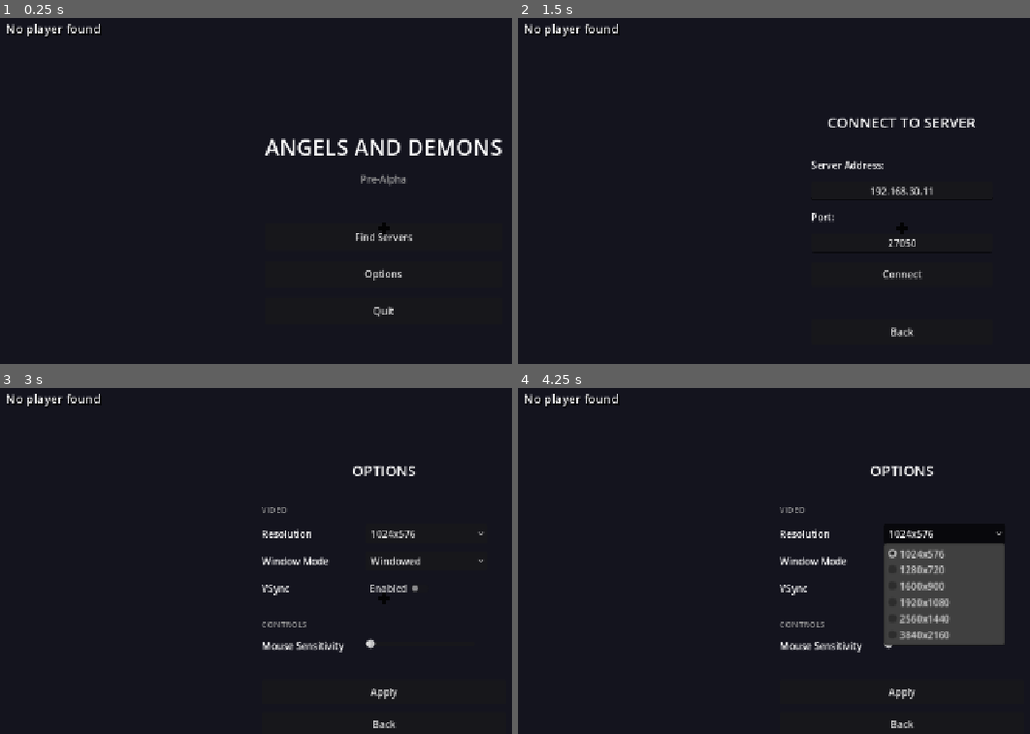
Above: before the commit, frames 1-4 (two rows, left to right).
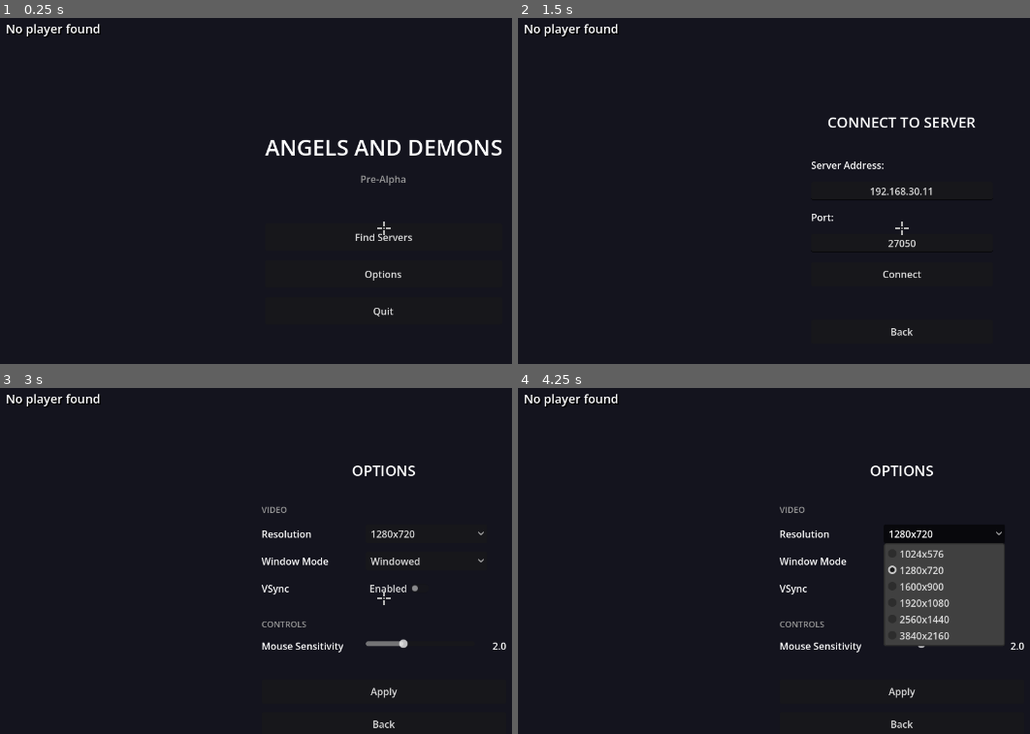
Above: after the commit, the same moments.

Repository: gotospaceplace/angels_and_demons
Game: Godot game, scene res://shared/scenes/entry_point.tscn
Same seed, same stepped clock (60 frames per second), same inputs: the game is played once before the commit and once after it.
Inputs (mouse positions are in pixels of both pictures, inside the frame that each line leads up to):
- Up to frame 1 (0.25 s): no input
- Up to frame 2 (1.5 s): tap Enter at 0.5 s; move the mouse to (outside the picture) at 0.52 s; hold D (move_right) 0.53-1.25 s; hold Ctrl (duck) 0.53-1.25 s; click (outside the picture) at 0.67 s; tap Space (jump) at 0.77 s; click "Find Servers" at 1.25 s
- Up to frame 3 (3 s): click "Back" at 2 s; click "Options" at 2.75 s
- Up to frame 4 (4.25 s): click (942, 533) at 3.5 s, where only the run before the commit has a clickable "1024x576"

The runs differ from the first frame. In frame 1, 1.5% of the frame differs, in the area x 1-99%, y 1-87%; in frame 2, 1.4%; in frame 3, 2.0%; in frame 4, 2.5%, in the area x 1-99%, y 1-99%.
Error before the commit: Parse Error: Cannot infer the type of "res" variable because the value doesn't have a set type. (res://shared/scripts/game_settings.gd:53)

Commit message:
Fix GDScript type inference errors in game_settings and kill_feed
Godot 4.7 cannot infer types from const array indexing or Variant
dictionary operations. Use explicit type annotations instead of :=.

Co-Authored-By: Claude Opus 4.6 <noreply@anthropic.com>

Diff:
--- a/client/scripts/kill_feed.gd
+++ b/client/scripts/kill_feed.gd
@@ -32,7 +32,7 @@
 			entries[i]["label"].queue_free()
 			entries.remove_at(i)
 		elif entries[i]["time"] >= DISPLAY_TIME:
-			var t := (entries[i]["time"] - DISPLAY_TIME) / FADE_DURATION
+			var t: float = (entries[i]["time"] - DISPLAY_TIME) / FADE_DURATION
 			entries[i]["label"].modulate.a = 1.0 - t
 		i -= 1
 
@@ -41,7 +41,7 @@
 	var my_id := _get_local_peer_id()
 	var killer := "Player %d" % killer_id
 	var victim := "Player %d" % victim_id
-	var weapon := WEAPON_NAMES[weapon_idx] if weapon_idx < WEAPON_NAMES.size() else "???"
+	var weapon: String = WEAPON_NAMES[weapon_idx] if weapon_idx < WEAPON_NAMES.size() else "???"
 	var is_knife := weapon_idx == 0
 
 	var text := "[right]"
--- a/shared/scripts/game_settings.gd
+++ b/shared/scripts/game_settings.gd
@@ -50,7 +50,7 @@
 
 
 func apply_resolution() -> void:
-	var res := RESOLUTIONS[clampi(resolution_index, 0, RESOLUTIONS.size() - 1)]
+	var res: Vector2i = RESOLUTIONS[clampi(resolution_index, 0, RESOLUTIONS.size() - 1)]
 	if get_window().mode == Window.MODE_WINDOWED:
 		get_window().size = res
 
